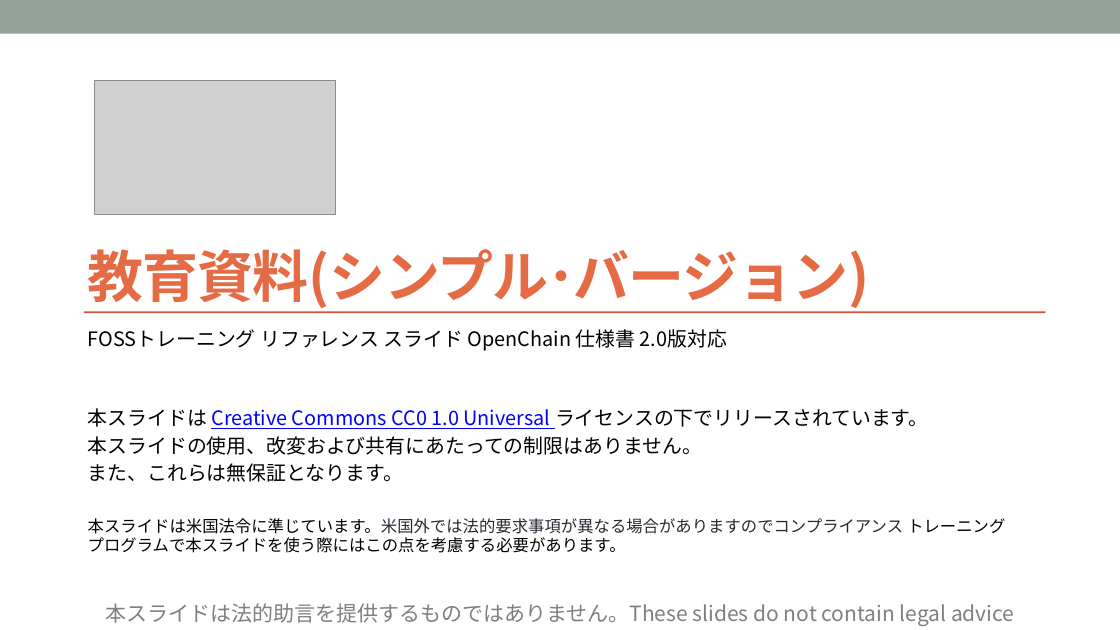
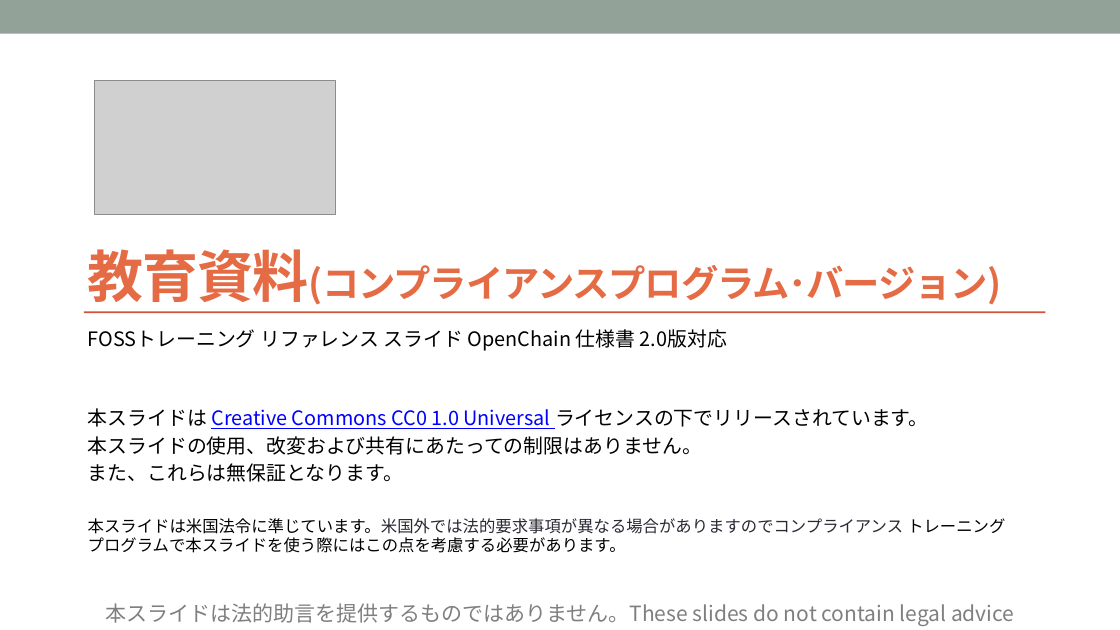
Before and after one commit to OpenChain-Project/OpenChain-JWG, a slide deck: slide 1 of Education_Material/Training/Training-FOSS-compl-process-jp.pptx. Drawn at 1120x630 pixels with LibreOffice and Linux fonts; fonts in the diff are those of the drawing; grey boxes stand for pictures. Boxes give left, top, right and bottom in pixels: in the first picture for what was removed or moved away, otherwise in the second. Text is boxed around its words. In the diff, an @@ line names an element or a change of style, - is before the commit and + after.

```diff
--- a/Education_Material/Training/Training-FOSS-compl-process-jp.pptx
+++ b/Education_Material/Training/Training-FOSS-compl-process-jp.pptx
@@ title at (88,249,1002,312): text changed; size 48 to 32 pt @@
-教育資料(シンプル･バージョン)
+教育資料(コンプライアンスプログラム･バージョン)
```
Also in this commit, not shown: 6 other slides changed, 1 other file.
